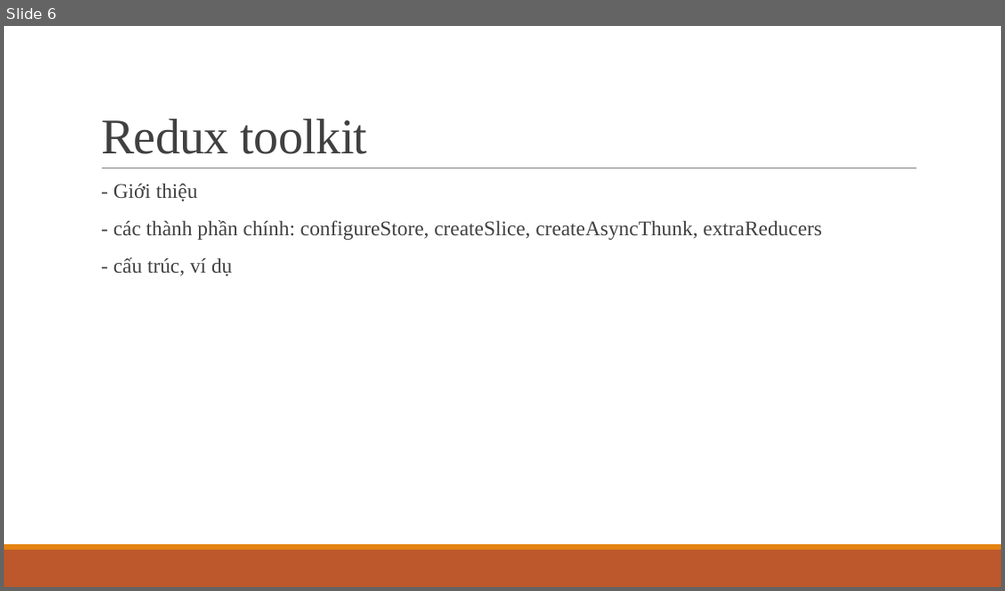
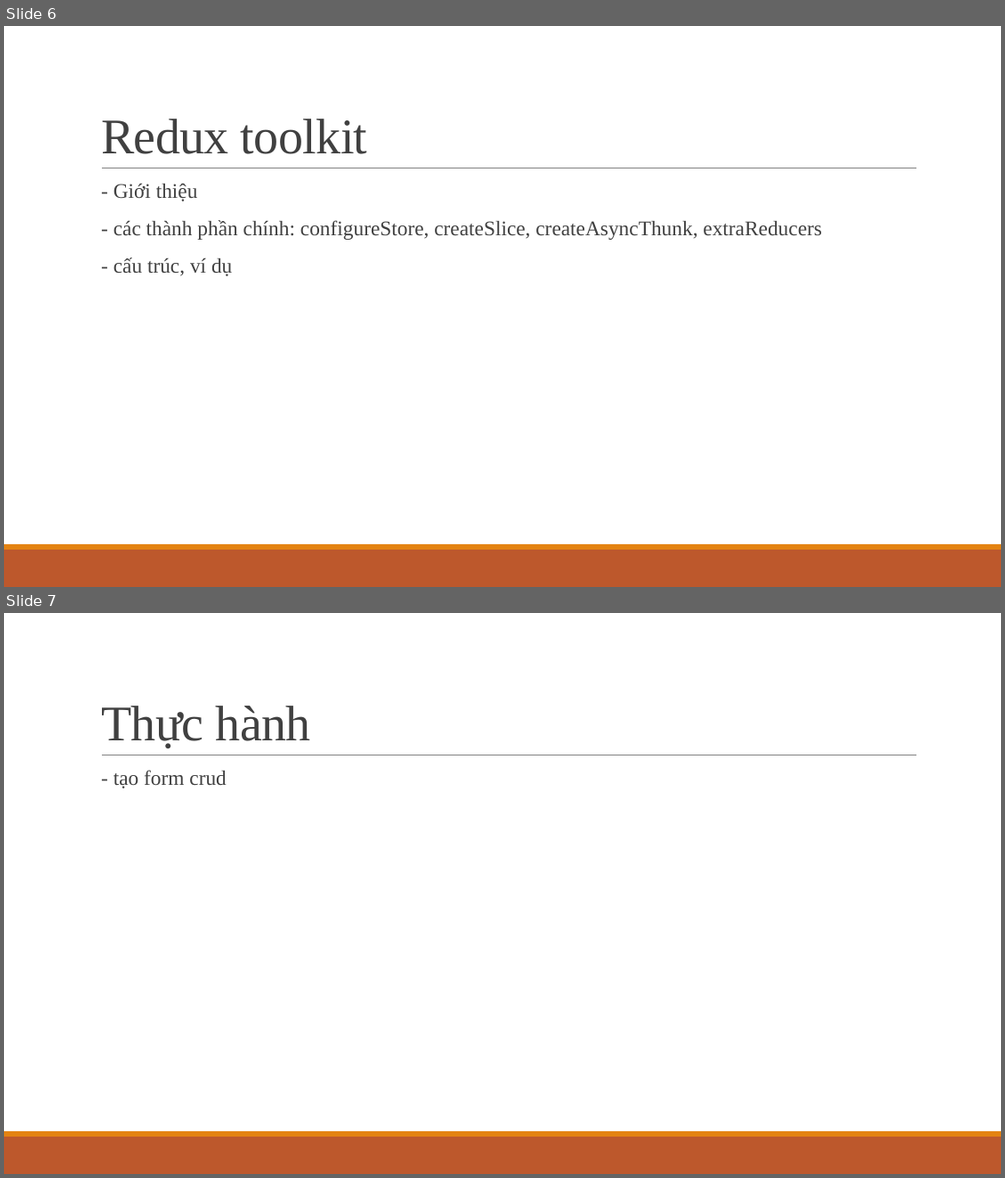
Before and after one commit to ddinhftieens/tranning-react, a slide deck: react_ts.pptx. Shown one above the other, each under a label of ours: slide 6 before the commit, slides 6 and 7 after it. The pictures are 1005x591 and 1005x1178 pixels, drawn with LibreOffice and Linux fonts; fonts in the diff are those of the drawing. Boxes give left, top, right and bottom in pixels: in the first picture for what was removed or moved away, otherwise in the second. Text is boxed around its words. In the diff, an @@ line names an element or a change of style, - is before the commit and + after.

```diff
--- a/react_ts.pptx
+++ b/react_ts.pptx
@@ slide 7 added at (x1=4, y1=613, x2=1001, y2=1174), background #FFFFFF; not listed: 3 template elements that a slide beside it also shows @@
@@ title added at (x1=101, y1=706, x2=311, y2=748), 48 pt, text #404040 @@
+Thực hành
@@ text added at (x1=113, y1=770, x2=226, y2=788), 20 pt, text #404040 @@
+  - tạo form crud
```
Also in this commit, not shown: 2 slides changed, 1 slide removed, 2 other files.
